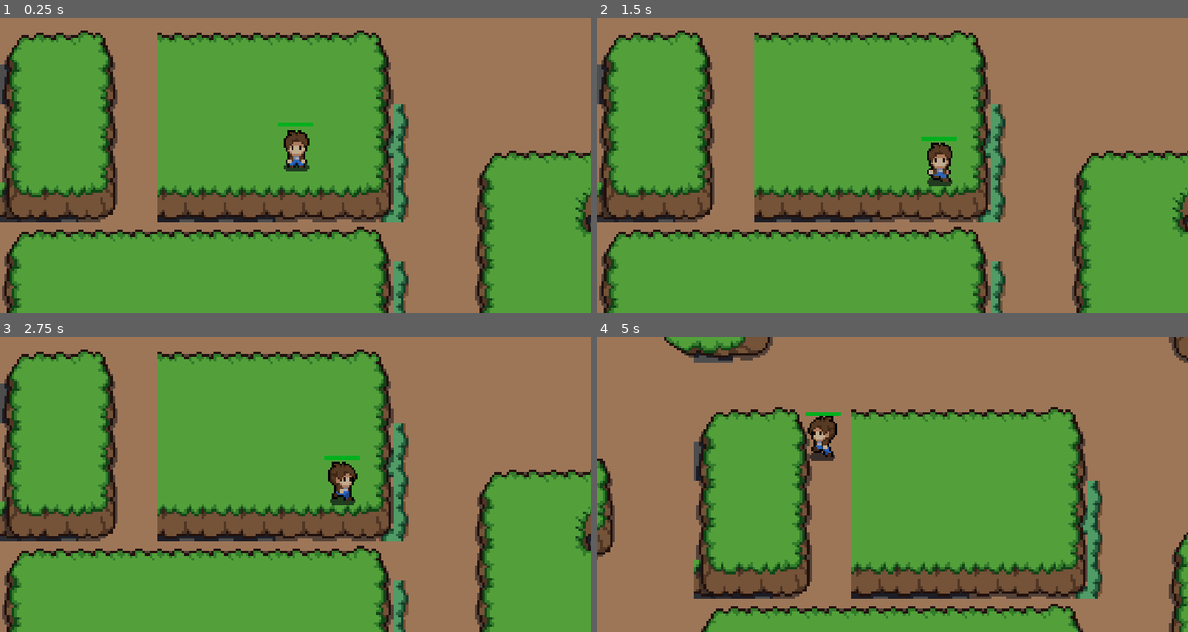
Above: before the commit, frames 1-4 (two rows, left to right).
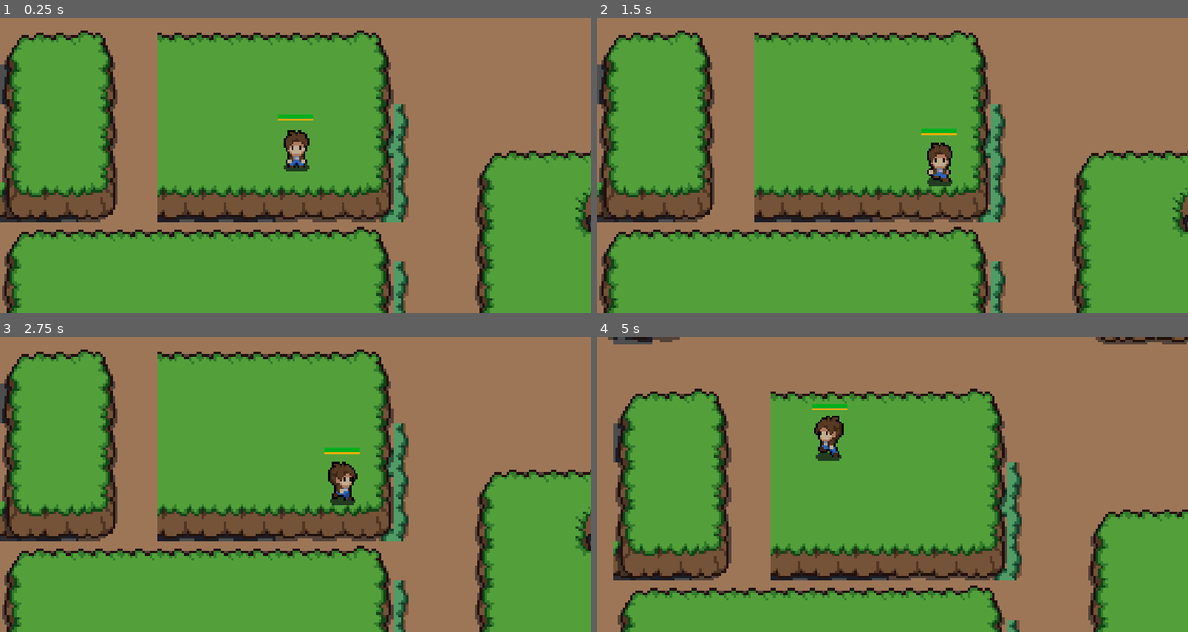
Above: after the commit, the same moments.

Repository: triuyen/Godot_grp_project
Game: Godot game, scene res://scenes/root.tscn
Same seed, same stepped clock (60 frames per second), same inputs: the game is played once before the commit and once after it.
Inputs (mouse positions are in pixels of both pictures, inside the frame that each line leads up to):
- Up to frame 1 (0.25 s): no input
- Up to frame 2 (1.5 s): move the mouse to (1022, 150) at 0.52 s; hold D (player_right) 0.53-1.28 s; click (1022, 150) at 0.6 s; tap Shift (player_dash) at 0.8, 1.35 s; move the mouse to (774, 180) at 1.27 s; hold S (player_down) from 1.28 s (still down)
- Up to frame 3 (2.75 s): click (177, 499) at 1.55 s; move the mouse to (354, 419) at 2.02 s; release S (player_down) at 2.03 s; hold D (player_right) from 2.03 s (still down); click (354, 419) at 2.1 s; tap Shift (player_dash) at 2.3 s
- Up to frame 4 (5 s): move the mouse to (862, 543) at 2.77 s; release D (player_right) at 2.78 s; hold W (player_up) 2.78-3.53 s; tap Shift (player_dash) at 2.85, 3.8, 4.35 s; click (862, 543) at 3.05 s; move the mouse to (1069, 528) at 3.52 s; hold A (player_left) from 3.53 s (still down); click (1069, 528) at 3.6 s; move the mouse to (715, 440) at 4.27 s; click (715, 440) at 4.55 s

The runs differ from the first frame. In frame 1, 0.2% of the frame differs, in the area x 47-53%, y 32-37%; in frame 2, 0.2%; in frame 3, 0.2%; in frame 4, 54%, in the area x 0-100%, y 0-100%.

Commit message:
Stop movement while attacking

Diff:
--- /dev/null
+++ b/godot/components/stamina_component.tscn
@@ -0,0 +1,41 @@
+[gd_scene load_steps=5 format=3 uid="uid://cuolex4mbt1r8"]
+
+[ext_resource type="Script" path="res://scripts/stamina.gd" id="1_s57gr"]
+[ext_resource type="Script" path="res://scripts/stamina_bar.gd" id="2_bckpu"]
+
+[sub_resource type="StyleBoxFlat" id="StyleBoxFlat_mbuku"]
+bg_color = Color(1, 1, 1, 1)
+border_color = Color(0, 0, 0, 1)
+
+[sub_resource type="StyleBoxFlat" id="StyleBoxFlat_t8l2f"]
+bg_color = Color(0.897899, 0.685653, 7.70092e-07, 1)
+
+[node name="stamina_component" type="Node2D"]
+script = ExtResource("1_s57gr")
+
+[node name="Control" type="Control" parent="."]
+layout_mode = 3
+anchors_preset = 0
+offset_right = 40.0
+offset_bottom = 40.0
+
+[node name="stamina_bar" type="ProgressBar" parent="Control"]
+unique_name_in_owner = true
+layout_mode = 0
+offset_left = -9.0
+offset_top = -17.0
+offset_right = 9.0
+offset_bottom = -16.0
+theme_override_styles/background = SubResource("StyleBoxFlat_mbuku")
+theme_override_styles/fill = SubResource("StyleBoxFlat_t8l2f")
+value = 45.0
+rounded = true
+show_percentage = false
+script = ExtResource("2_bckpu")
+
+[node name="Timer" type="Timer" parent="."]
+unique_name_in_owner = true
+autostart = true
+
+[connection signal="stamina_updated" from="." to="Control/stamina_bar" method="_on_stamina_component_stamina_updated"]
+[connection signal="timeout" from="Timer" to="." method="_on_timer_timeout"]
--- a/godot/scenes/player.tscn
+++ b/godot/scenes/player.tscn
@@ -4,6 +4,7 @@
 [ext_resource type="Script" path="res://scripts/player.gd" id="1_dp3ll"]
 [ext_resource type="Script" path="res://scripts/hitbox.gd" id="3_6cmhe"]
 [ext_resource type="Script" path="res://scripts/player_camera.gd" id="3_6ifvp"]
+[ext_resource type="PackedScene" path="res://components/stamina_component.tscn" id="3_qbfto"]
 [ext_resource type="PackedScene" uid="uid://kr1ih82cd4i7" path="res://components/hurtbox_coponent.tscn" id="4_k23yd"]
 [ext_resource type="PackedScene" uid="uid://bul2b4ejgss2c" path="res://components/health_component.tscn" id="5_e66l8"]
 [ext_resource type="PackedScene" uid="uid://bgymceix1esb6" path="res://components/blinking_component.tscn" id="5_wq213"]
@@ -442,7 +443,10 @@
 script = ExtResource("1_dp3ll")
 
 [node name="health_component" parent="." instance=ExtResource("5_e66l8")]
-position = Vector2(0, -2.805)
+position = Vector2(0, -7)
+
+[node name="stamina_component" parent="." instance=ExtResource("3_qbfto")]
+position = Vector2(0, -6.75)
 
 [node name="shape_body" type="CollisionShape2D" parent="."]
 position = Vector2(0.25, -2.75)
@@ -499,5 +503,6 @@
 collision_mask = 16
 health = NodePath("../health_component")
 
+[connection signal="has_dashed" from="." to="stamina_component" method="_on_player_has_dashed"]
 [connection signal="on_death" from="health_component" to="." method="die"]
 [connection signal="on_hit_taken" from="hurtbox_coponent" to="blinking_component" method="_on_hit_taken"]
--- a/godot/scripts/player.gd
+++ b/godot/scripts/player.gd
@@ -2,6 +2,7 @@
 
 @onready var player: CharacterBody2D = self
 @onready var sprite: AnimatedSprite2D = %sprite
+@onready var stamina_component: StaminaComponent = $stamina_component
 
 # constants
 const SPEED: int = 300
@@ -25,6 +26,7 @@
 # dash
 var is_dashing = false
 var dash_timer = Timer
+signal has_dashed
 
 # states variables
 var is_alive = true
@@ -39,6 +41,7 @@
 
 	# attack
 	if Input.is_action_just_pressed("player_attack") and not is_attacking:
+		player.velocity =  Vector2.ZERO
 		is_attacking = true
 		attack_hitbox.monitorable = true
 		attack_hitbox.monitoring = true
@@ -109,6 +112,10 @@
 	pass
 
 func start_dash() -> void:
+
+	if ask_for_stamina() == false:
+		return
+
 	is_dashing = true
 	var dash_direction = Vector2()
 
@@ -133,3 +140,11 @@
 	slow_ratio = 1 - ratio
 	await get_tree().create_timer(time).timeout
 	slow_ratio = 1
+	has_dashed.emit()
+
+func ask_for_stamina() -> bool:
+	if(stamina_component.stamina > 0):
+		return true
+	else:
+		print("Vous n'avez pas assez de stamina.")
+		return false
--- /dev/null
+++ b/godot/scripts/stamina.gd
@@ -0,0 +1,36 @@
+class_name StaminaComponent extends Node2D
+
+@onready var stamina_bar: ProgressBar = %stamina_bar
+@onready var timer: Timer = %Timer
+
+@export var MAX_STAMINA: int = 5
+var stamina: int = 5
+var regen_speed: float = 1.0
+
+signal stamina_updated(amount: int)
+
+func _ready() -> void:
+	timer.set_wait_time(regen_speed)
+	stamina = MAX_STAMINA
+	stamina_bar.value = stamina
+	stamina_bar.max_value = stamina
+
+func _consume_stamina() -> void:
+	stamina -= 1
+	stamina = clamp(stamina, 0, MAX_STAMINA)
+
+func _regenerate_stamina() -> void:
+	stamina += 1
+	stamina = clamp(stamina, 0, MAX_STAMINA)
+	stamina_updated.emit(stamina)
+
+func _process(delta: float) -> void:
+	pass
+
+func _on_timer_timeout() -> void:
+	_regenerate_stamina()
+	stamina = clamp(stamina, 0, MAX_STAMINA)
+
+func _on_player_has_dashed() -> void:
+	_consume_stamina()
+	stamina_updated.emit(stamina)
--- /dev/null
+++ b/godot/scripts/stamina_bar.gd
@@ -0,0 +1,5 @@
+extends ProgressBar
+
+func _on_stamina_component_stamina_updated(amount: int) -> void:
+	self.value = amount
+	pass # Replace with function body.
